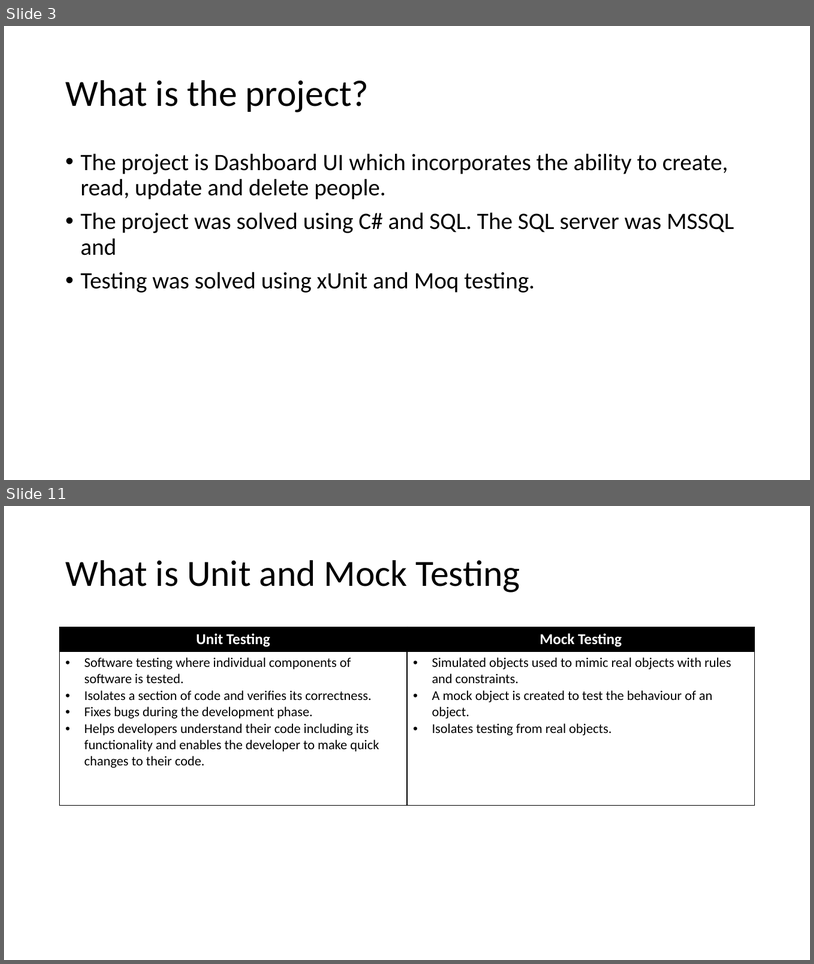
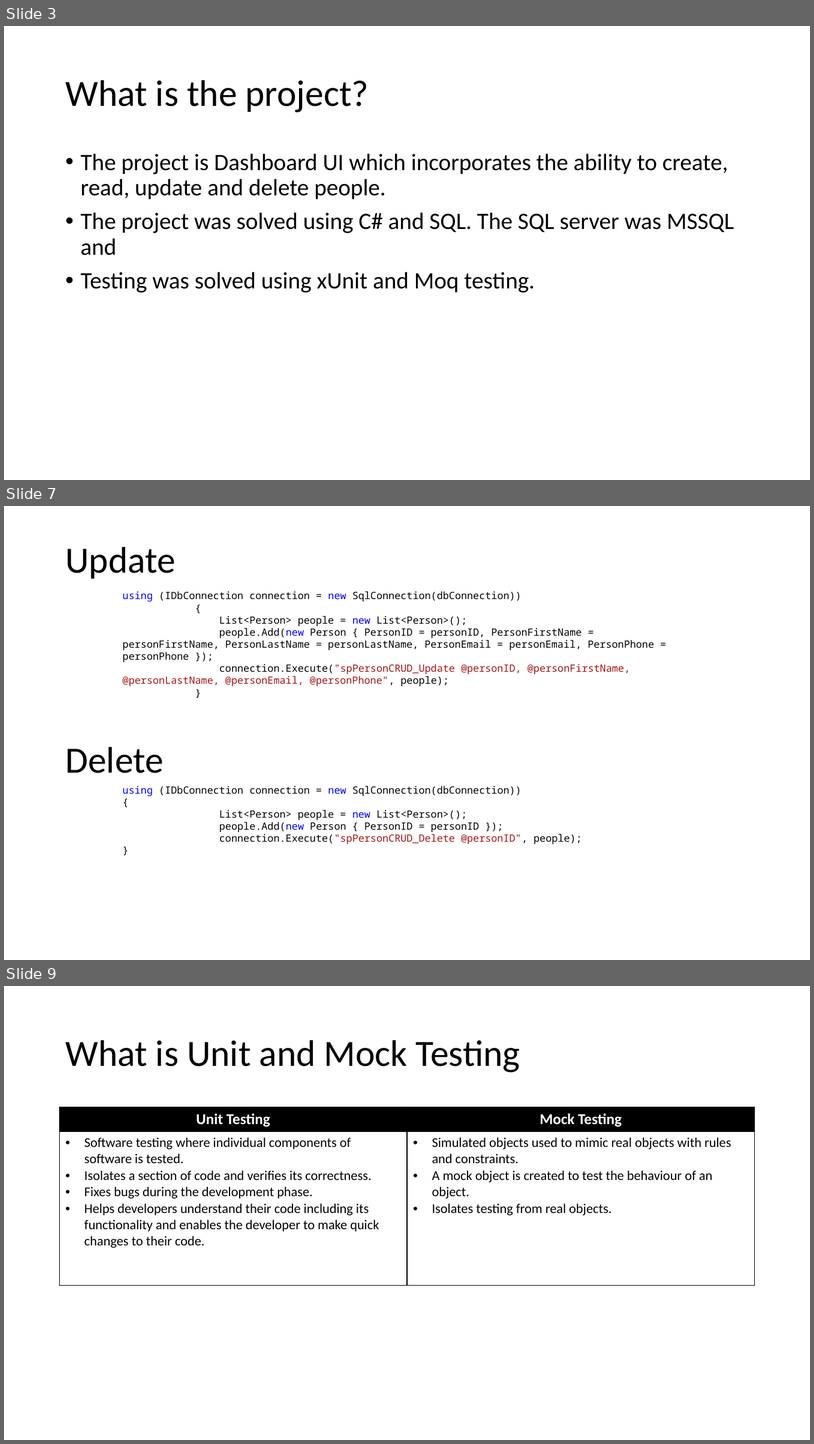
Before and after one commit to NickDotCore/dapper-crud-tutorial, a slide deck: PersonCRUD using C#, xUnit and Dapper.pptx. Shown one above the other, each under a label of ours: slides 3 and 11 before the commit, slides 3, 7 and 9 after it; the slides between them are not shown. The pictures are 814x964 and 814x1444 pixels, drawn with LibreOffice and Linux fonts; fonts in the diff are those of the drawing. Boxes give left, top, right and bottom in pixels: in the first picture for what was removed or moved away, otherwise in the second. Text is boxed around its words. In the diff, an @@ line names an element or a change of style, - is before the commit and + after.

```diff
--- a/PersonCRUD using C#, xUnit and Dapper.pptx
+++ b/PersonCRUD using C#, xUnit and Dapper.pptx
@@ slide 7 added at [4, 506, 810, 960], background #FFFFFF @@
@@ title added at [65, 547, 176, 579], 44 pt, text #000000 @@
+Update
@@ text added at [123, 591, 654, 686], 12 pt, text #000000 @@
+using (IDbConnection connection = new SqlConnection(dbConnection))
+{
+List<Person> people = new List<Person>();
+people.Add(new Person { PersonID = personID, PersonFirstName = personFirstName, PersonLastName = personLastName, PersonEmail = personEmail, PersonPhone = personPhone });
+connection.Execute("spPersonCRUD_Update @personID, @personFirstName, @personLastName, @personEmail, @personPhone", people);
+}
@@ text added at [65, 747, 164, 773], 44 pt, text #000000 @@
+Delete
@@ text added at [123, 786, 582, 844], 12 pt, text #000000 @@
+using (IDbConnection connection = new SqlConnection(dbConnection))
+{
+List<Person> people = new List<Person>();
+people.Add(new Person { PersonID = personID });
+connection.Execute("spPersonCRUD_Delete @personID", people);
+}
@@ what was slide 11 is now slide 9 @@
```
Also in this commit, not shown: 2 slides changed, 7 other slides added, 5 slides removed.
